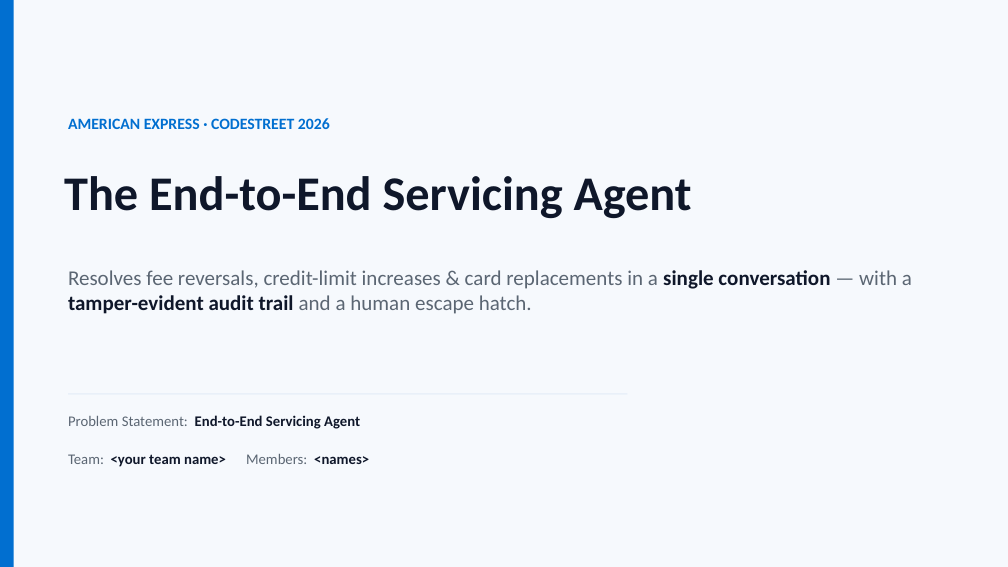
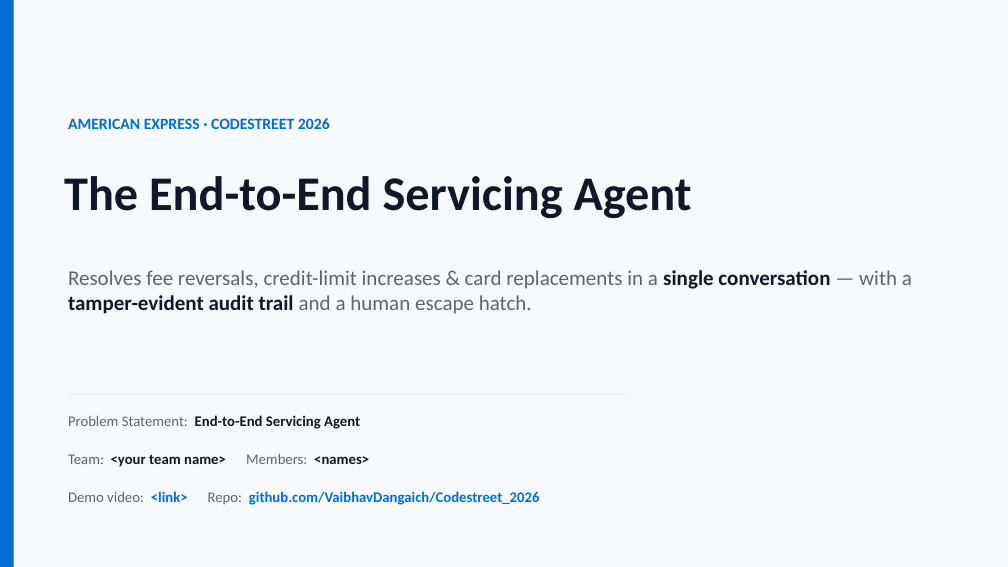
Before and after one commit to VaibhavDangaich/Codestreet_2026, a slide deck: slide 1 of deck/CodeStreet2026_Servicing_Agent.pptx. Drawn at 1008x567 pixels with LibreOffice and Linux fonts; fonts in the diff are those of the drawing. Boxes give left, top, right and bottom in pixels: in the first picture for what was removed or moved away, otherwise in the second. Text is boxed around its words. In the diff, an @@ line names an element or a change of style, - is before the commit and + after.

```diff
--- a/deck/CodeStreet2026_Servicing_Agent.pptx
+++ b/deck/CodeStreet2026_Servicing_Agent.pptx
@@ text added at [68, 491, 540, 505], 14 pt, text #016FD0, bold @@
+Demo video: <link> Repo: github.com/VaibhavDangaich/Codestreet_2026
```
Also in this commit, not shown: 2 other slides changed, 7 other files.
